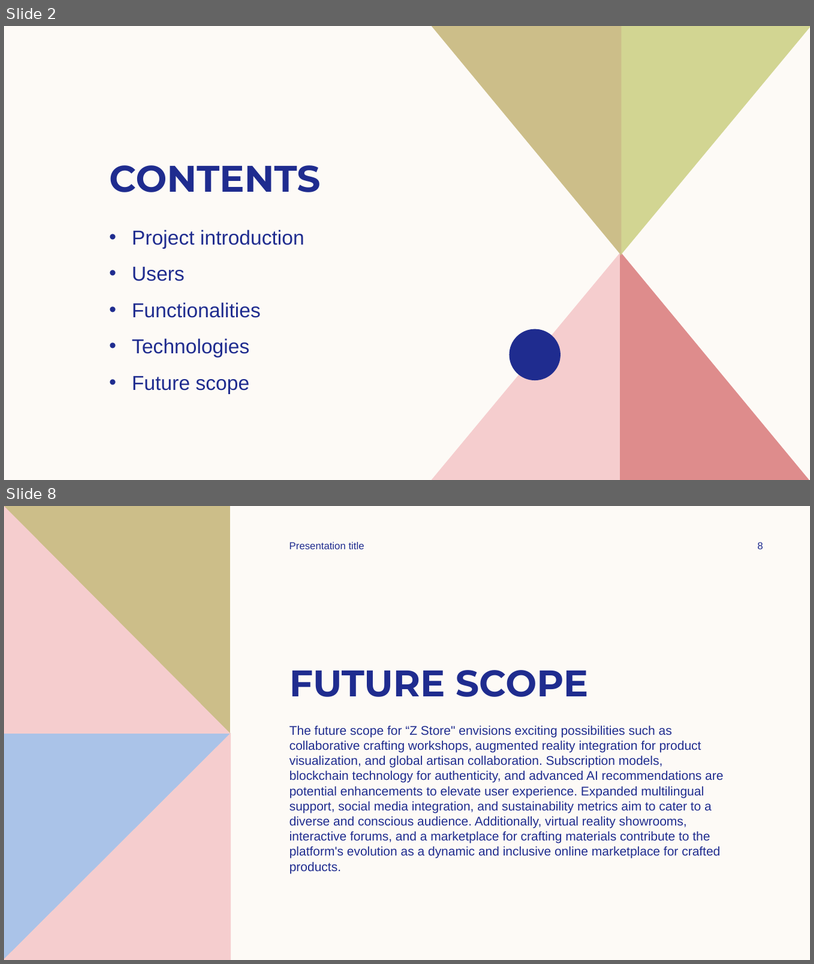
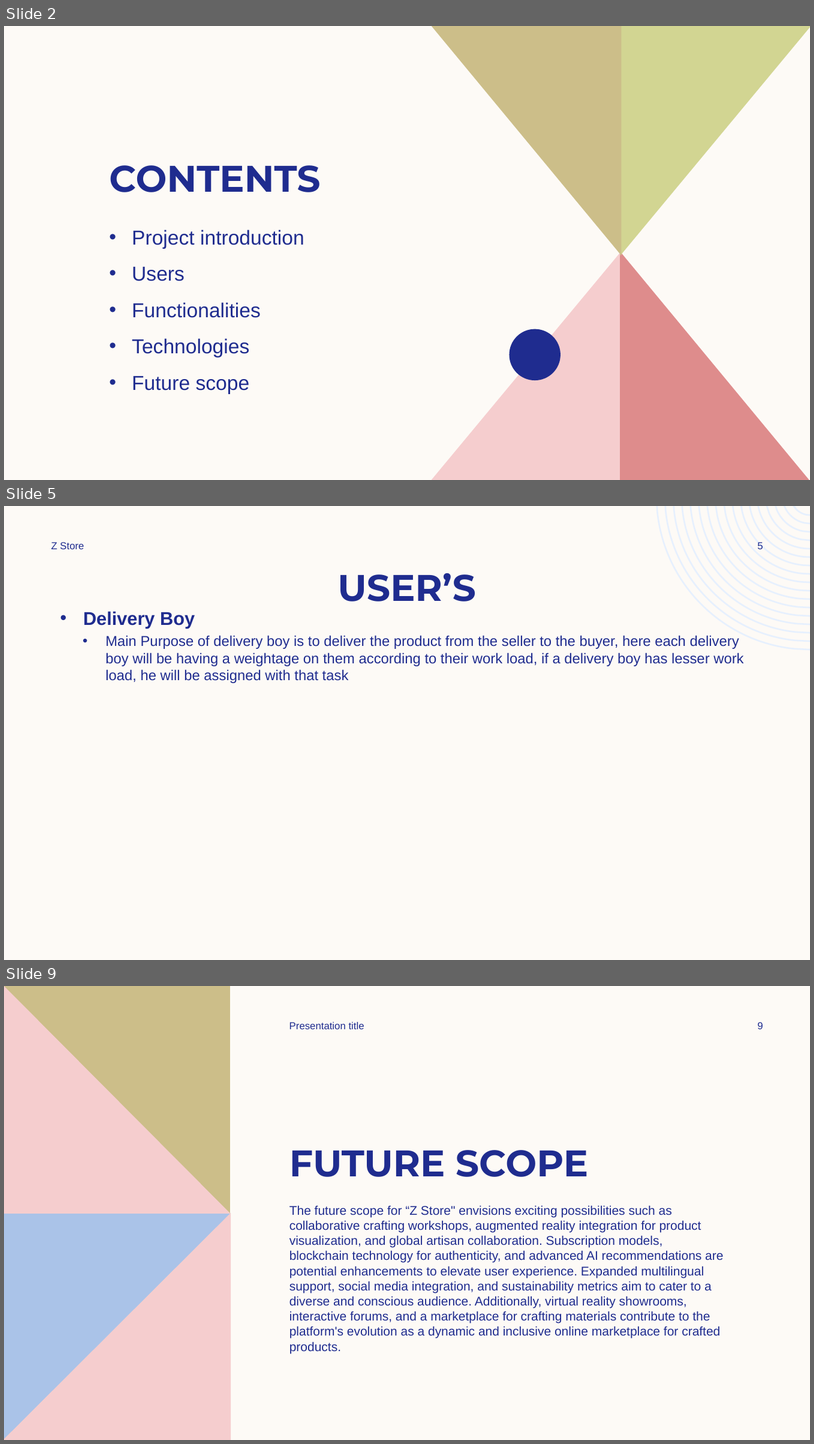
Before and after one commit to mohdashiqpe/Main-Project, a slide deck: Documents/Z Store.pptx. Shown one above the other, each under a label of ours: slides 2 and 8 before the commit, slides 2, 5 and 9 after it; the slides between them are not shown. The pictures are 814x964 and 814x1444 pixels, drawn with LibreOffice and Linux fonts; fonts in the diff are those of the drawing. Boxes give left, top, right and bottom in pixels: in the first picture for what was removed or moved away, otherwise in the second. Text is boxed around its words. In the diff, an @@ line names an element or a change of style, - is before the commit and + after.

```diff
--- a/Documents/Z Store.pptx
+++ b/Documents/Z Store.pptx
@@ slide 5 added at (x1=4, y1=506, x2=810, y2=960), background #FDFAF6 @@
@@ freeform shape added at (x1=657, y1=506, x2=810, y2=651), fill #E6F0FE @@
@@ text added at (x1=51, y1=542, x2=84, y2=549), 12 pt, text #1F2C8F @@
+Z Store
@@ page number added at (x1=758, y1=542, x2=763, y2=549), 12 pt, text #1F2C8F @@
+5
@@ title added at (x1=338, y1=573, x2=476, y2=601), 44 pt, text #1F2C8F, bold @@
+USER’S
@@ text added at (x1=83, y1=611, x2=744, y2=683), 17 pt, text #1F2C8F @@
+• Delivery Boy
+  • Main Purpose of delivery boy is to deliver the product from the seller to the buyer, here each delivery boy will be having a weightage on them according to their work load, if a delivery boy has lesser work load, he will be assigned with that task
@@ what was slide 8 is now slide 9 @@
@@ page number at (x1=758, y1=1022, x2=763, y2=1029): text changed @@
-8
+9
```
Also in this commit, not shown: 6 slides changed, 49 other files.
